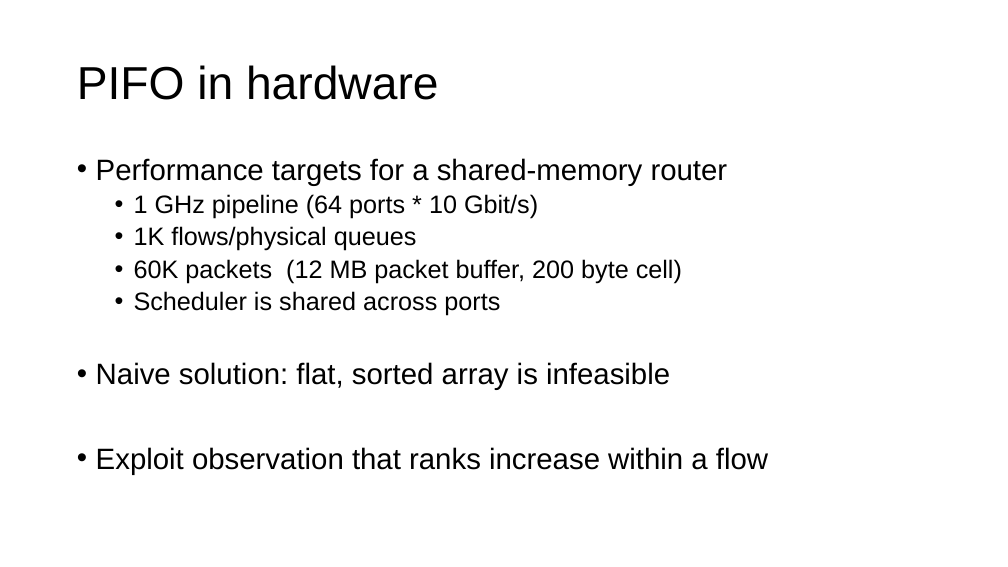
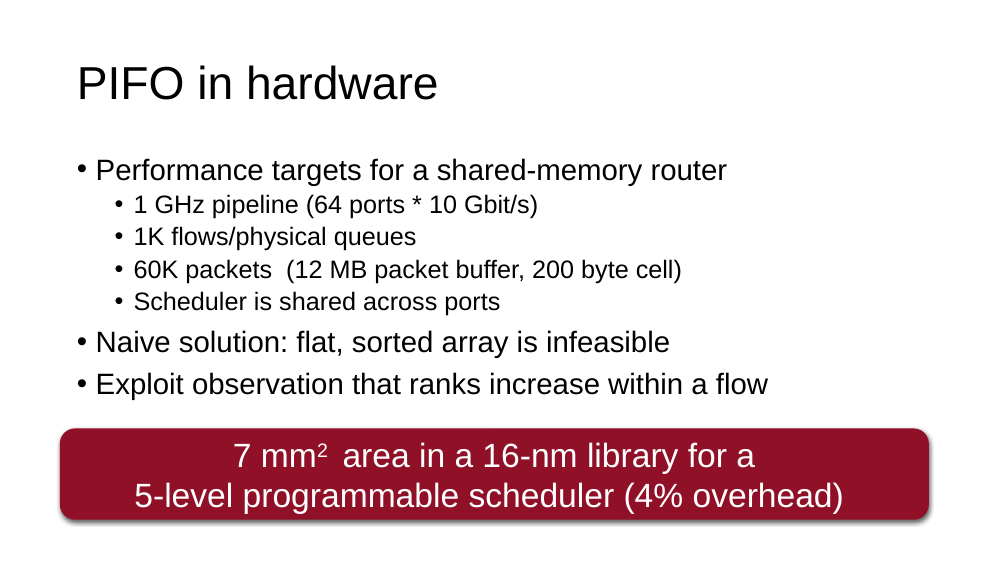
Before and after one commit to anirudhSK/pifo-domino-marple-ppts, a slide deck: slide 25 of combined_domino_pifo.pptx (slide 23 before the commit). Drawn at 1008x567 pixels with LibreOffice and Linux fonts; fonts in the diff are those of the drawing. Boxes give left, top, right and bottom in pixels: in the first picture for what was removed or moved away, otherwise in the second. Text is boxed around its words. In the diff, an @@ line names an element or a change of style, - is before the commit and + after.

```diff
--- a/combined_domino_pifo.pptx
+++ b/combined_domino_pifo.pptx
@@ text "Performance targets for a shared-memory ..." rewrapped from [96, 158, 768, 475] to [96, 158, 768, 400] @@
@@ rounded rectangle added at [60, 429, 929, 520], fill #901028, 32 pt, text #FFFFFF @@
+7 mm2 area in a 16-nm library for a
+5-level programmable scheduler (4% overhead)
```
Also in this commit, not shown: 12 other slides changed, 2 slides added, 1 other file.
